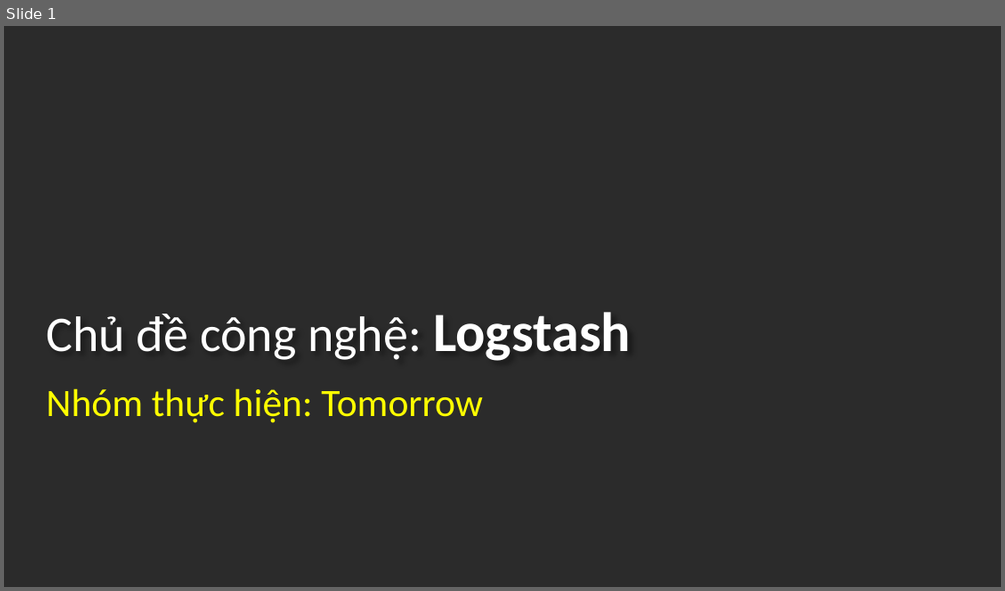
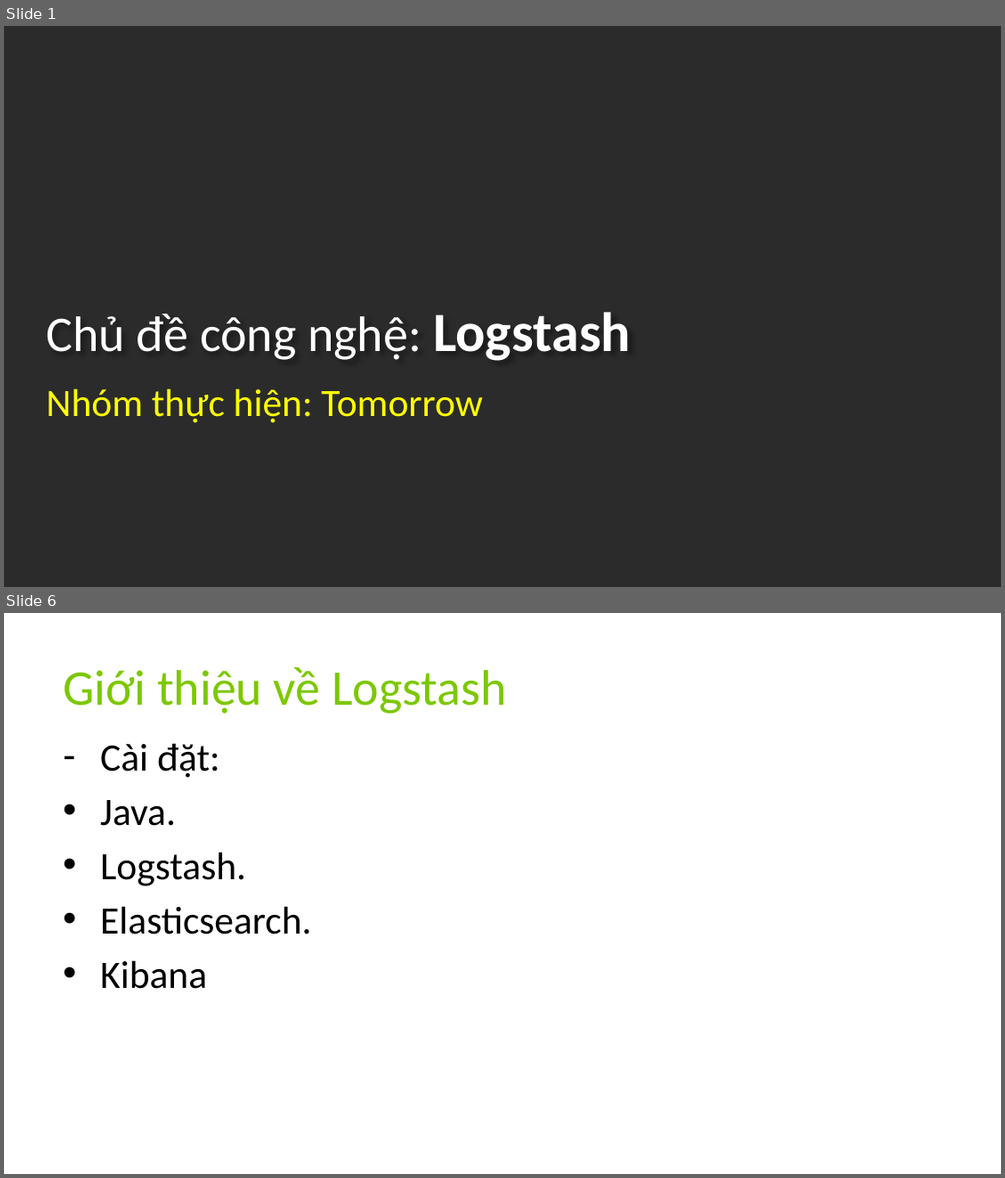
Before and after one commit to 1412574/Tomorrow_QuanLyXeKhach, a slide deck: LogStash/Slide_Logstash.pptx. Shown one above the other, each under a label of ours: slide 1 before the commit, slides 1 and 6 after it; the slides between them are not shown. The pictures are 1005x591 and 1005x1178 pixels, drawn with LibreOffice and Linux fonts; fonts in the diff are those of the drawing; background and template pictures are left out; a plain dark background stands for a picture behind light text. Boxes give left, top, right and bottom in pixels: in the first picture for what was removed or moved away, otherwise in the second. Text is boxed around its words. In the diff, an @@ line names an element or a change of style, - is before the commit and + after.

Commit message:
edit slide logstash

```diff
--- a/LogStash/Slide_Logstash.pptx
+++ b/LogStash/Slide_Logstash.pptx
@@ slide 6 added at [4, 613, 1001, 1174], background picture (left out) @@
@@ title added at [63, 667, 507, 714], 36 pt, text #7CC800 @@
+Giới thiệu về Logstash
@@ text added at [100, 743, 311, 989], 28 pt, text #000000 @@
+– Cài đặt:
+• Java.
+• Logstash.
+• Elasticsearch.
+• Kibana
```
Also in this commit, not shown: 2 slides changed, 11 other slides added, 6 slides removed.
